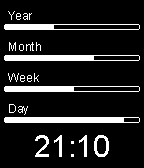
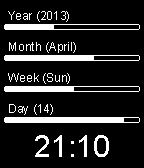
Layers edited between the first and the second 144px x 168px image:
renamed "Day" to "Day (14)", painted on it over [34, 104, 53, 115]
renamed "Week" to "Week (Sun)", painted on it over [43, 73, 70, 84]
renamed "Month" to "Month (April)", painted on it over [46, 42, 76, 53]
renamed "Year" to "Year (2013)", painted on it over [37, 11, 69, 22]
